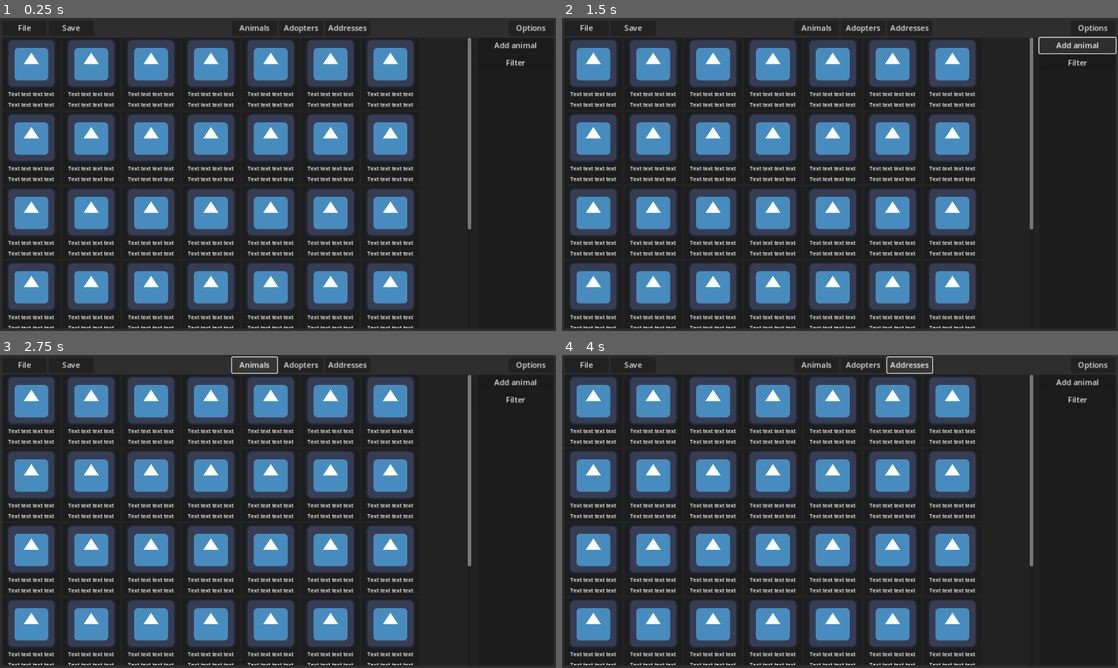
Above: before the commit, frames 1-4 (two rows, left to right).
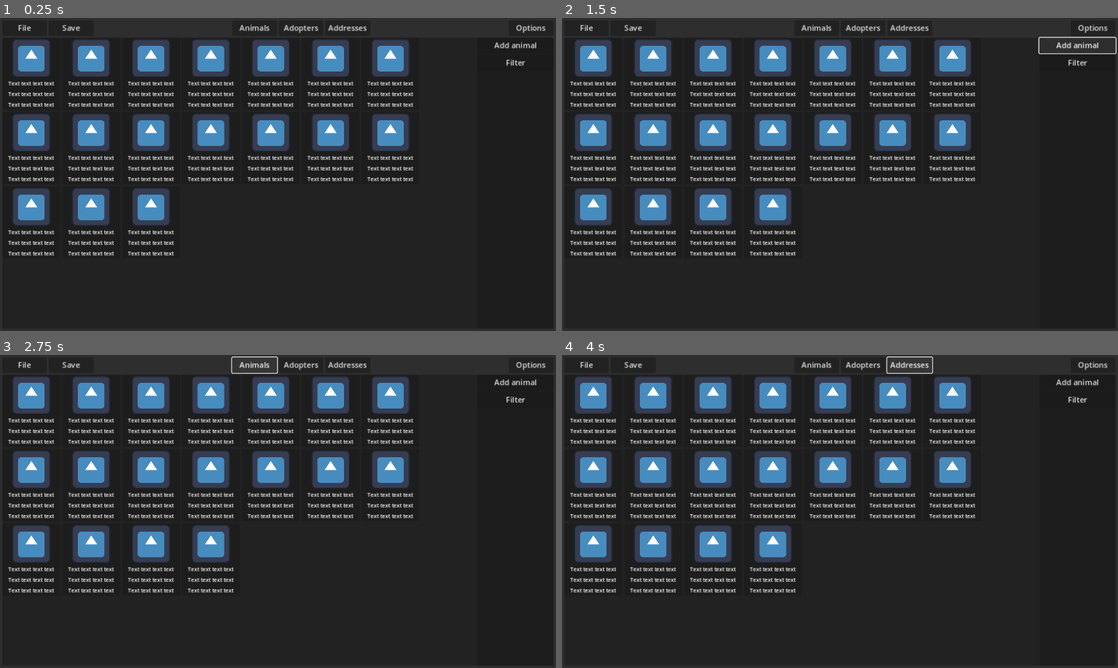
Above: after the commit, the same moments.

Repository: zMenta/GoSilas
Game: Godot game, scene res://scenes/main.tscn
Two runs of this game, one before a commit and one after it. Both use one fixed random seed, a clock stepped at 60 frames per second and the inputs below. The engine's default icon, where the game draws it, is replaced by a stand-in: a white triangle on a blue panel in a dark square.
Inputs:
- Up to frame 1 (0.25 s): no input
- Up to frame 2 (1.5 s): click "File" at 0.5 s; click "Add animal" at 1.25 s
- Up to frame 3 (2.75 s): click "Animals" at 2 s
- Up to frame 4 (4 s): click "Adopters" at 2.75 s; click "Addresses" at 3.5 s

The runs differ from the first frame. In frame 1, 28% of the frame differs, in the area x 1-85%, y 6-100%; in frame 2, 28%; in frame 3, 28%; in frame 4, 28%.

Commit message:
created basic card UI + script directory

Diff:
--- a/project.godot
+++ b/project.godot
@@ -23,7 +23,8 @@
 [file_customization]
 
 folder_colors={
-"res://scenes/": "orange"
+"res://scenes/": "orange",
+"res://scripts/": "green"
 }
 
 [rendering]
--- a/scenes/card.tscn
+++ b/scenes/card.tscn
@@ -40,3 +40,10 @@
 text = "Text text text text"
 horizontal_alignment = 1
 clip_text = true
+
+[node name="Label3" type="Label" parent="MarginContainer/VBoxContainer"]
+layout_mode = 2
+theme_override_font_sizes/font_size = 11
+text = "Text text text text"
+horizontal_alignment = 1
+clip_text = true
--- a/scenes/main.tscn
+++ b/scenes/main.tscn
@@ -1,13 +1,15 @@
-[gd_scene load_steps=2 format=3 uid="uid://dt8c6mponrxif"]
+[gd_scene load_steps=3 format=3 uid="uid://dt8c6mponrxif"]
 
 [ext_resource type="PackedScene" uid="uid://dk2ebyjp53c1" path="res://scenes/card.tscn" id="1_lddnq"]
+[ext_resource type="Script" path="res://scripts/main.gd" id="1_sb6f2"]
 
-[node name="PanelContainer" type="PanelContainer"]
+[node name="Main" type="PanelContainer"]
 anchors_preset = 15
 anchor_right = 1.0
 anchor_bottom = 1.0
 grow_horizontal = 2
 grow_vertical = 2
+script = ExtResource("1_sb6f2")
 
 [node name="MarginContainer" type="MarginContainer" parent="."]
 layout_mode = 2
@@ -70,131 +72,65 @@
 layout_mode = 2
 
 [node name="MainWindow" type="ScrollContainer" parent="MarginContainer/VBoxContainer/PanelContainer/HSplitContainer"]
-unique_name_in_owner = true
 layout_mode = 2
 size_flags_horizontal = 3
 size_flags_stretch_ratio = 6.0
 
-[node name="HFlowContainer" type="HFlowContainer" parent="MarginContainer/VBoxContainer/PanelContainer/HSplitContainer/MainWindow"]
+[node name="CardContainer" type="HFlowContainer" parent="MarginContainer/VBoxContainer/PanelContainer/HSplitContainer/MainWindow"]
+unique_name_in_owner = true
 layout_mode = 2
 size_flags_horizontal = 3
 size_flags_vertical = 3
 
-[node name="card" parent="MarginContainer/VBoxContainer/PanelContainer/HSplitContainer/MainWindow/HFlowContainer" instance=ExtResource("1_lddnq")]
+[node name="card" parent="MarginContainer/VBoxContainer/PanelContainer/HSplitContainer/MainWindow/CardContainer" instance=ExtResource("1_lddnq")]
 layout_mode = 2
 
-[node name="card2" parent="MarginContainer/VBoxContainer/PanelContainer/HSplitContainer/MainWindow/HFlowContainer" instance=ExtResource("1_lddnq")]
+[node name="card2" parent="MarginContainer/VBoxContainer/PanelContainer/HSplitContainer/MainWindow/CardContainer" instance=ExtResource("1_lddnq")]
 layout_mode = 2
 
-[node name="card3" parent="MarginContainer/VBoxContainer/PanelContainer/HSplitContainer/MainWindow/HFlowContainer" instance=ExtResource("1_lddnq")]
+[node name="card3" parent="MarginContainer/VBoxContainer/PanelContainer/HSplitContainer/MainWindow/CardContainer" instance=ExtResource("1_lddnq")]
 layout_mode = 2
 
-[node name="card4" parent="MarginContainer/VBoxContainer/PanelContainer/HSplitContainer/MainWindow/HFlowContainer" instance=ExtResource("1_lddnq")]
+[node name="card4" parent="MarginContainer/VBoxContainer/PanelContainer/HSplitContainer/MainWindow/CardContainer" instance=ExtResource("1_lddnq")]
 layout_mode = 2
 
-[node name="card5" parent="MarginContainer/VBoxContainer/PanelContainer/HSplitContainer/MainWindow/HFlowContainer" instance=ExtResource("1_lddnq")]
+[node name="card5" parent="MarginContainer/VBoxContainer/PanelContainer/HSplitContainer/MainWindow/CardContainer" instance=ExtResource("1_lddnq")]
 layout_mode = 2
 
-[node name="card6" parent="MarginContainer/VBoxContainer/PanelContainer/HSplitContainer/MainWindow/HFlowContainer" instance=ExtResource("1_lddnq")]
+[node name="card6" parent="MarginContainer/VBoxContainer/PanelContainer/HSplitContainer/MainWindow/CardContainer" instance=ExtResource("1_lddnq")]
 layout_mode = 2
 
-[node name="card7" parent="MarginContainer/VBoxContainer/PanelContainer/HSplitContainer/MainWindow/HFlowContainer" instance=ExtResource("1_lddnq")]
+[node name="card7" parent="MarginContainer/VBoxContainer/PanelContainer/HSplitContainer/MainWindow/CardContainer" instance=ExtResource("1_lddnq")]
 layout_mode = 2
 
-[node name="card8" parent="MarginContainer/VBoxContainer/PanelContainer/HSplitContainer/MainWindow/HFlowContainer" instance=ExtResource("1_lddnq")]
+[node name="card8" parent="MarginContainer/VBoxContainer/PanelContainer/HSplitContainer/MainWindow/CardContainer" instance=ExtResource("1_lddnq")]
 layout_mode = 2
 
-[node name="card9" parent="MarginContainer/VBoxContainer/PanelContainer/HSplitContainer/MainWindow/HFlowContainer" instance=ExtResource("1_lddnq")]
+[node name="card9" parent="MarginContainer/VBoxContainer/PanelContainer/HSplitContainer/MainWindow/CardContainer" instance=ExtResource("1_lddnq")]
 layout_mode = 2
 
-[node name="card10" parent="MarginContainer/VBoxContainer/PanelContainer/HSplitContainer/MainWindow/HFlowContainer" instance=ExtResource("1_lddnq")]
+[node name="card10" parent="MarginContainer/VBoxContainer/PanelContainer/HSplitContainer/MainWindow/CardContainer" instance=ExtResource("1_lddnq")]
 layout_mode = 2
 
-[node name="card11" parent="MarginContainer/VBoxContainer/PanelContainer/HSplitContainer/MainWindow/HFlowContainer" instance=ExtResource("1_lddnq")]
+[node name="card11" parent="MarginContainer/VBoxContainer/PanelContainer/HSplitContainer/MainWindow/CardContainer" instance=ExtResource("1_lddnq")]
 layout_mode = 2
 
-[node name="card12" parent="MarginContainer/VBoxContainer/PanelContainer/HSplitContainer/MainWindow/HFlowContainer" instance=ExtResource("1_lddnq")]
+[node name="card12" parent="MarginContainer/VBoxContainer/PanelContainer/HSplitContainer/MainWindow/CardContainer" instance=ExtResource("1_lddnq")]
 layout_mode = 2
 
-[node name="card13" parent="MarginContainer/VBoxContainer/PanelContainer/HSplitContainer/MainWindow/HFlowContainer" instance=ExtResource("1_lddnq")]
+[node name="card13" parent="MarginContainer/VBoxContainer/PanelContainer/HSplitContainer/MainWindow/CardContainer" instance=ExtResource("1_lddnq")]
 layout_mode = 2
 
-[node name="card14" parent="MarginContainer/VBoxContainer/PanelContainer/HSplitContainer/MainWindow/HFlowContainer" instance=ExtResource("1_lddnq")]
+[node name="card14" parent="MarginContainer/VBoxContainer/PanelContainer/HSplitContainer/MainWindow/CardContainer" instance=ExtResource("1_lddnq")]
 layout_mode = 2
 
-[node name="card15" parent="MarginContainer/VBoxContainer/PanelContainer/HSplitContainer/MainWindow/HFlowContainer" instance=ExtResource("1_lddnq")]
+[node name="card15" parent="MarginContainer/VBoxContainer/PanelContainer/HSplitContainer/MainWindow/CardContainer" instance=ExtResource("1_lddnq")]
 layout_mode = 2
 
-[node name="card16" parent="MarginContainer/VBoxContainer/PanelContainer/HSplitContainer/MainWindow/HFlowContainer" instance=ExtResource("1_lddnq")]
+[node name="card16" parent="MarginContainer/VBoxContainer/PanelContainer/HSplitContainer/MainWindow/CardContainer" instance=ExtResource("1_lddnq")]
 layout_mode = 2
 
-[node name="card17" parent="MarginContainer/VBoxContainer/PanelContainer/HSplitContainer/MainWindow/HFlowContainer" instance=ExtResource("1_lddnq")]
-layout_mode = 2
-
-[node name="card18" parent="MarginContainer/VBoxContainer/PanelContainer/HSplitContainer/MainWindow/HFlowContainer" instance=ExtResource("1_lddnq")]
-layout_mode = 2
-
-[node name="card19" parent="MarginContainer/VBoxContainer/PanelContainer/HSplitContainer/MainWindow/HFlowContainer" instance=ExtResource("1_lddnq")]
-layout_mode = 2
-
-[node name="card20" parent="MarginContainer/VBoxContainer/PanelContainer/HSplitContainer/MainWindow/HFlowContainer" instance=ExtResource("1_lddnq")]
-layout_mode = 2
-
-[node name="card21" parent="MarginContainer/VBoxContainer/PanelContainer/HSplitContainer/MainWindow/HFlowContainer" instance=ExtResource("1_lddnq")]
-layout_mode = 2
-
-[node name="card22" parent="MarginContainer/VBoxContainer/PanelContainer/HSplitContainer/MainWindow/HFlowContainer" instance=ExtResource("1_lddnq")]
-layout_mode = 2
-
-[node name="card23" parent="MarginContainer/VBoxContainer/PanelContainer/HSplitContainer/MainWindow/HFlowContainer" instance=ExtResource("1_lddnq")]
-layout_mode = 2
-
-[node name="card24" parent="MarginContainer/VBoxContainer/PanelContainer/HSplitContainer/MainWindow/HFlowContainer" instance=ExtResource("1_lddnq")]
-layout_mode = 2
-
-[node name="card25" parent="MarginContainer/VBoxContainer/PanelContainer/HSplitContainer/MainWindow/HFlowContainer" instance=ExtResource("1_lddnq")]
-layout_mode = 2
-
-[node name="card26" parent="MarginContainer/VBoxContainer/PanelContainer/HSplitContainer/MainWindow/HFlowContainer" instance=ExtResource("1_lddnq")]
-layout_mode = 2
-
-[node name="card27" parent="MarginContainer/VBoxContainer/PanelContainer/HSplitContainer/MainWindow/HFlowContainer" instance=ExtResource("1_lddnq")]
-layout_mode = 2
-
-[node name="card28" parent="MarginContainer/VBoxContainer/PanelContainer/HSplitContainer/MainWindow/HFlowContainer" instance=ExtResource("1_lddnq")]
-layout_mode = 2
-
-[node name="card29" parent="MarginContainer/VBoxContainer/PanelContainer/HSplitContainer/MainWindow/HFlowContainer" instance=ExtResource("1_lddnq")]
-layout_mode = 2
-
-[node name="card30" parent="MarginContainer/VBoxContainer/PanelContainer/HSplitContainer/MainWindow/HFlowContainer" instance=ExtResource("1_lddnq")]
-layout_mode = 2
-
-[node name="card31" parent="MarginContainer/VBoxContainer/PanelContainer/HSplitContainer/MainWindow/HFlowContainer" instance=ExtResource("1_lddnq")]
-layout_mode = 2
-
-[node name="card32" parent="MarginContainer/VBoxContainer/PanelContainer/HSplitContainer/MainWindow/HFlowContainer" instance=ExtResource("1_lddnq")]
-layout_mode = 2
-
-[node name="card33" parent="MarginContainer/VBoxContainer/PanelContainer/HSplitContainer/MainWindow/HFlowContainer" instance=ExtResource("1_lddnq")]
-layout_mode = 2
-
-[node name="card34" parent="MarginContainer/VBoxContainer/PanelContainer/HSplitContainer/MainWindow/HFlowContainer" instance=ExtResource("1_lddnq")]
-layout_mode = 2
-
-[node name="card35" parent="MarginContainer/VBoxContainer/PanelContainer/HSplitContainer/MainWindow/HFlowContainer" instance=ExtResource("1_lddnq")]
-layout_mode = 2
-
-[node name="card36" parent="MarginContainer/VBoxContainer/PanelContainer/HSplitContainer/MainWindow/HFlowContainer" instance=ExtResource("1_lddnq")]
-layout_mode = 2
-
-[node name="card37" parent="MarginContainer/VBoxContainer/PanelContainer/HSplitContainer/MainWindow/HFlowContainer" instance=ExtResource("1_lddnq")]
-layout_mode = 2
-
-[node name="card38" parent="MarginContainer/VBoxContainer/PanelContainer/HSplitContainer/MainWindow/HFlowContainer" instance=ExtResource("1_lddnq")]
-layout_mode = 2
-
-[node name="card39" parent="MarginContainer/VBoxContainer/PanelContainer/HSplitContainer/MainWindow/HFlowContainer" instance=ExtResource("1_lddnq")]
+[node name="card17" parent="MarginContainer/VBoxContainer/PanelContainer/HSplitContainer/MainWindow/CardContainer" instance=ExtResource("1_lddnq")]
 layout_mode = 2
 
 [node name="SideWindow" type="PanelContainer" parent="MarginContainer/VBoxContainer/PanelContainer/HSplitContainer"]
@@ -204,10 +140,12 @@
 [node name="VBoxContainer" type="VBoxContainer" parent="MarginContainer/VBoxContainer/PanelContainer/HSplitContainer/SideWindow"]
 layout_mode = 2
 
-[node name="Button" type="Button" parent="MarginContainer/VBoxContainer/PanelContainer/HSplitContainer/SideWindow/VBoxContainer"]
+[node name="AddButton" type="Button" parent="MarginContainer/VBoxContainer/PanelContainer/HSplitContainer/SideWindow/VBoxContainer"]
 layout_mode = 2
 text = "Add animal"
 
 [node name="Button2" type="Button" parent="MarginContainer/VBoxContainer/PanelContainer/HSplitContainer/SideWindow/VBoxContainer"]
 layout_mode = 2
 text = "Filter"
+
+[connection signal="pressed" from="MarginContainer/VBoxContainer/PanelContainer/HSplitContainer/SideWindow/VBoxContainer/AddButton" to="." method="_on_add_button_pressed"]
--- /dev/null
+++ b/scripts/main.gd
@@ -0,0 +1,9 @@
+extends PanelContainer
+
+@onready var card_container : HFlowContainer = %CardContainer
+
+const CARD: PackedScene = preload("res://scenes/card.tscn")
+
+func _on_add_button_pressed() -> void:
+	var card := CARD.instantiate()
+	card_container.add_child(card)
Not shown, changed: todo.md
